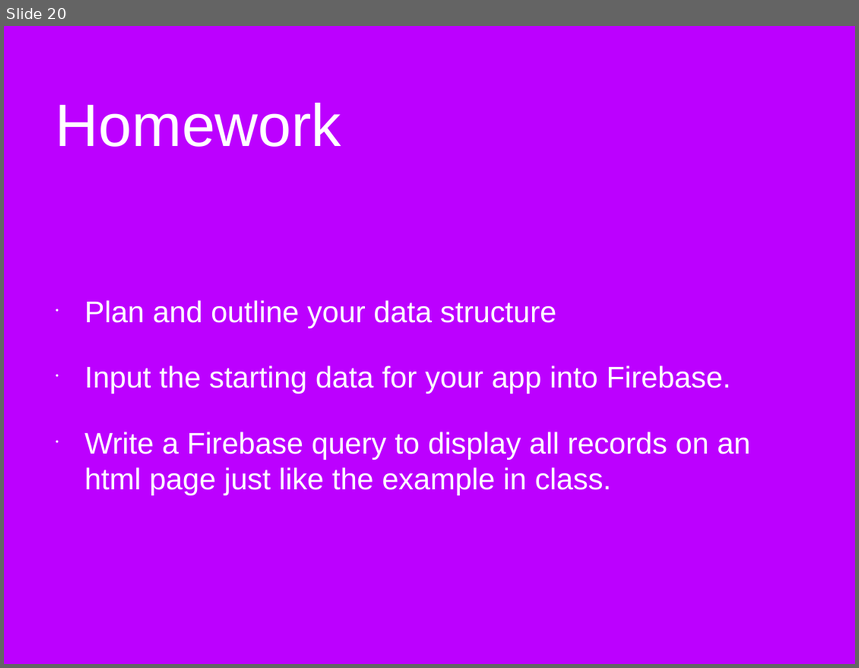
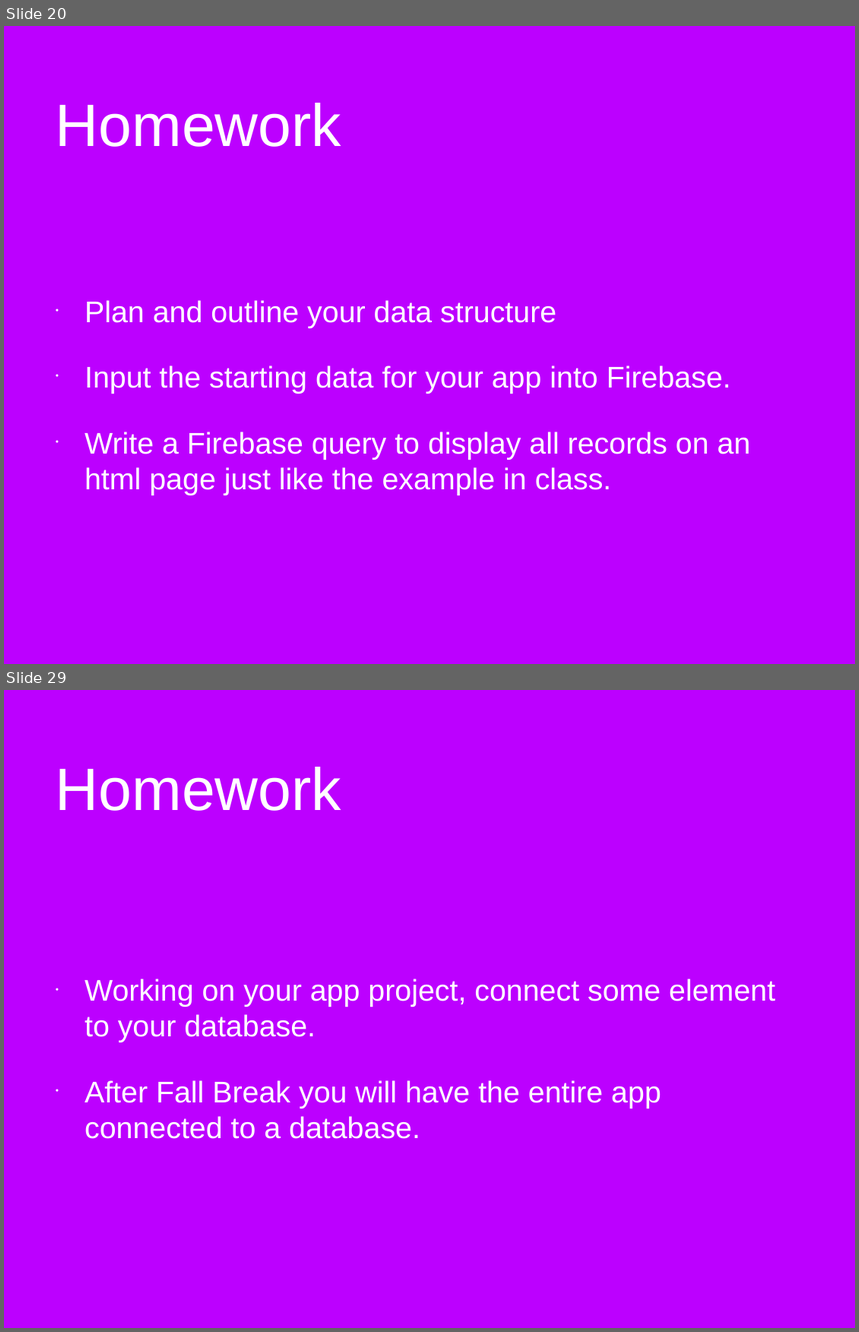
Before and after one commit to steven-king/j491-appdesigndev, a slide deck: database-connect/database-apps.pptx. Shown one above the other, each under a label of ours: slide 20 before the commit, slides 20 and 29 after it; the slides between them are not shown. The pictures are 859x668 and 859x1332 pixels, drawn with LibreOffice and Linux fonts; fonts in the diff are those of the drawing; background and template pictures are left out. Boxes give left, top, right and bottom in pixels: in the first picture for what was removed or moved away, otherwise in the second. Text is boxed around its words. In the diff, an @@ line names an element or a change of style, - is before the commit and + after.

Commit message:
adding database saves

```diff
--- a/database-connect/database-apps.pptx
+++ b/database-connect/database-apps.pptx
@@ slide 29 added at (4,690,855,1328), background picture (left out) @@
@@ title added at (56,767,341,811), 72 pt, text #FFFFFF @@
+Homework
@@ text added at (85,979,775,1139), 36 pt, text #FFFFFF @@
+• Working on your app project, connect some element to your database.
+• After Fall Break you will have the entire app connected to a database.
```
Also in this commit, not shown: 8 other slides added, 35 other files.
